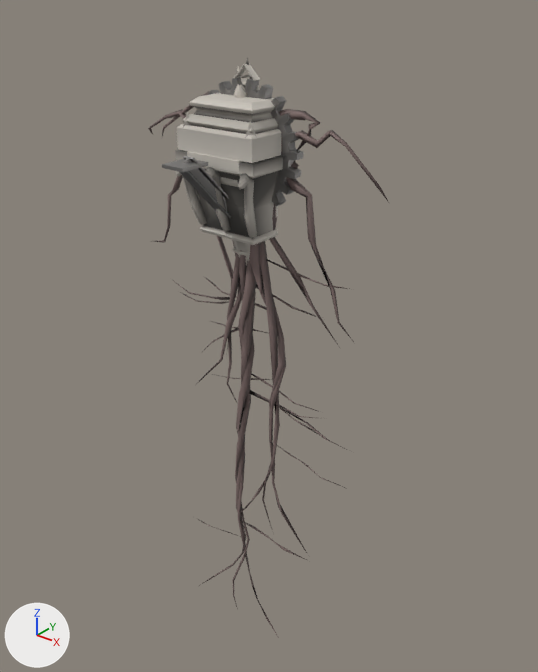
The glTF model public/abyssal-tether-3d/assets/models/env/ch1_env_kit.glb as it was, and as the next commit left it.
Camera for both pictures: a camera (50 mm lens) standing at (7.36, -8.74, 2.35) and looking at (0.27, 0.12, -3.15). Every picture has the same lights, and +X, +Y and +Z are marked at lower left. The picture after the commit comes second.

In view in the first picture: 'ch1_env_base', 'ch1_env_bracket', 'ch1_env_capital', 'ch1_env_gear', 'ch1_env_growth', 'ch1_env_root_a', 'ch1_env_root_b', 'ch1_env_root_c' and 5 more.
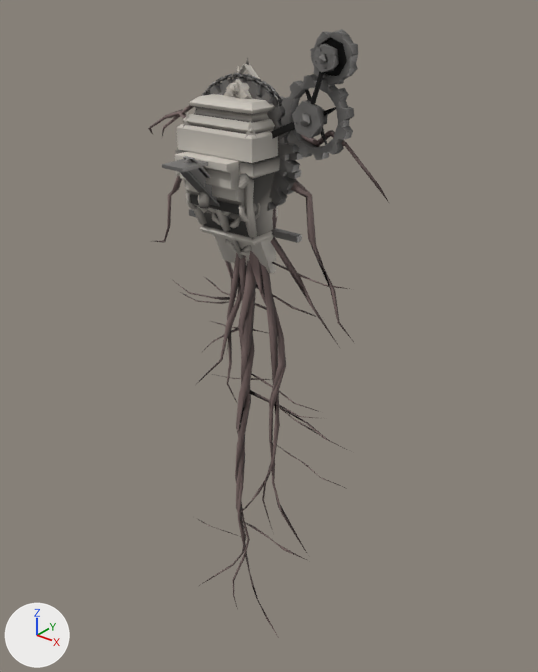
Pixel boxes (x1, y1, x2, y2) of what changed, in the pictures (538 x 672 px):
'ch1_env_geartrain', added: after (189, 29, 358, 243)
'ch1_env_corbel_hero', added: after (175, 151, 276, 273)
'ch1_env_arch_fragment', added: after (223, 79, 252, 99)
'ch1_env_gear', unchanged, covered by the edit: before (207, 77, 303, 206); after (209, 78, 303, 206)

The change, as a diff of the scene's bpy script:
```diff
--- a/public/abyssal-tether-3d/assets/models/env/ch1_env_kit.glb.py
+++ b/public/abyssal-tether-3d/assets/models/env/ch1_env_kit.glb.py
@@ me_ch1_env_geartrain @@
+me_ch1_env_geartrain.from_pydata(...)  # 1318 vertices, 2071 faces; spans x -1.25..1.91, y -0.46..0.0, z -1.28..1.72
+me_ch1_env_geartrain.materials.append(mat_metal)
@@ me_ch1_env_corbel_hero @@
+me_ch1_env_corbel_hero.from_pydata(...)  # 518 vertices, 892 faces; spans x -0.58..0.58, y -1.15..0.0, z -1.9..0.0
+me_ch1_env_corbel_hero.materials.append(mat_stone)
@@ me_ch1_env_arch_fragment @@
+me_ch1_env_arch_fragment.from_pydata(...)  # 198 vertices, 304 faces; spans x -0.58..0.645, y -0.42..0.0, z 0.0..0.998
+me_ch1_env_arch_fragment.materials.append(mat_stone)
@@ ob_ch1_env_geartrain @@
+ob_ch1_env_geartrain = bpy.data.objects.new('ch1_env_geartrain', me_ch1_env_geartrain)
+ob_ch1_env_geartrain.location = (0.0, 0.0, 0.0)
@@ ob_ch1_env_corbel_hero @@
+ob_ch1_env_corbel_hero = bpy.data.objects.new('ch1_env_corbel_hero', me_ch1_env_corbel_hero)
+ob_ch1_env_corbel_hero.location = (0.0, 0.0, 0.0)
@@ ob_ch1_env_arch_fragment @@
+ob_ch1_env_arch_fragment = bpy.data.objects.new('ch1_env_arch_fragment', me_ch1_env_arch_fragment)
+ob_ch1_env_arch_fragment.location = (0.0, 0.0, 0.0)
```
